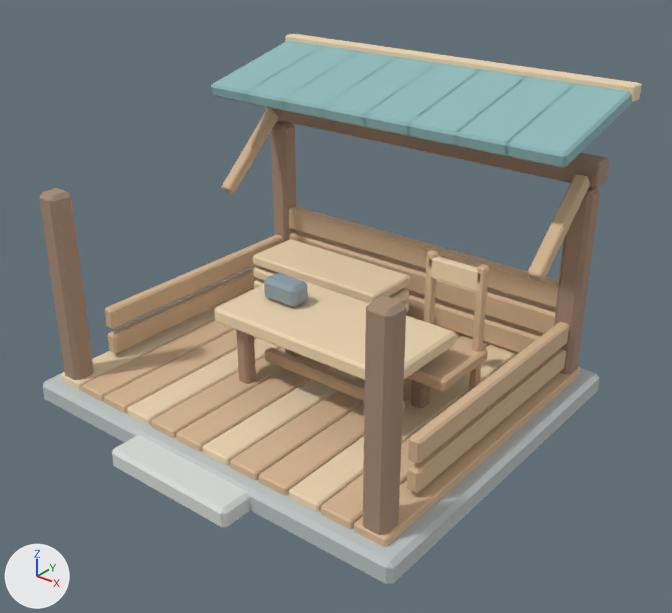
The FBX model unity/Assets/Resources/ForestArt/woodworking.fbx as it was, and as the next commit left it.
One viewpoint serves both versions: a 50 mm lens placed at (4.0, -4.83, 3.82), pointed at (0.24, -0.13, 0.91). The lights are fixed; the arrows at lower left show +X, +Y and +Z. The first picture is the older version. Where no turn or scale is listed for an object, it has been applied to the vertices.

Names of what the first picture shows: 'woodworking_mesh'.
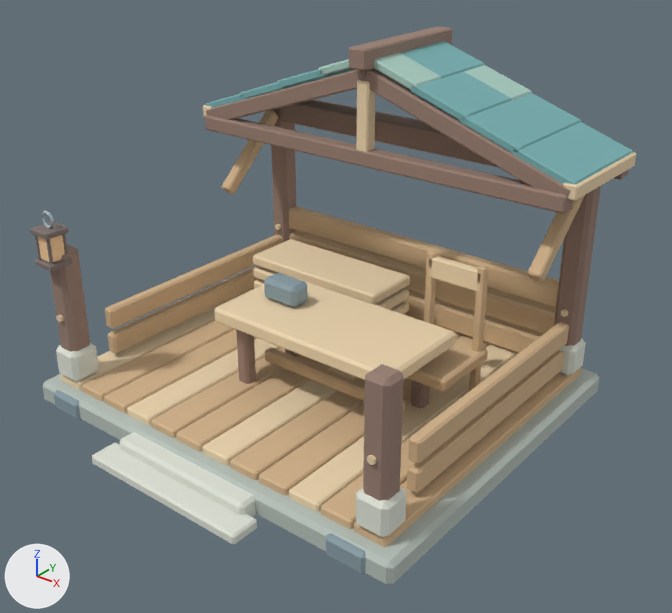
The change in detail:
Material 'Forest_teal_light' (mat_forest_teal_light) is new.
Its base color is (0.396, 0.604, 0.533) (green #a9ccc1).
Its roughness is 0.88.
Material 'Forest_darkwood' (mat_forest_darkwood) is new.
Its base color is (0.216, 0.173, 0.161) (grey #807370).
Its roughness is 0.88.
Material 'Forest_ember' (mat_forest_ember) is new.
Its base color is (0.949, 0.62, 0.345) (beige #f9ce9f).
Its roughness is 0.88.
Material 'Forest_iron' (mat_forest_iron) is new.
Its base color is (0.408, 0.494, 0.537) (light grey #abbbc2).
Its metallic is 0.08.
Its roughness is 0.88.
me_cube_1527 is used by ob_woodworking_mesh; location (0.0, 0.0, 0.0).
me_cube_1527 had 1248 vertices, 2288 faces and spanned x -1.66..1.66, y -1.64..1.56, z 0.0..2.4.
me_cube_1527 now has 2304 vertices, 4224 faces and spans x -1.68..1.68, y -1.7..1.52, z 0.0..2.62.
me_cube_1527 part 1: the loose piece of 24 vertices spanning x -1.52..-1.34, y -1.29..-1.11, z 0.2..1.7 is scaled about its middle by (1, 1, 0.691), then moved by (0.0, 0.0, -0.2).
me_cube_1527 part 2: the loose piece of 24 vertices spanning x -1.52..-1.34, y 1.11..1.29, z 0.2..1.7 is scaled about the mesh origin by (1, 1, 1.14).
me_cube_1527 part 3: the loose piece of 24 vertices spanning x 1.34..1.52, y -1.29..-1.11, z 0.2..1.7 is scaled about its middle by (1, 1, 0.691), then moved by (0.0, 0.0, -0.2).
me_cube_1527 part 4: a new loose piece, a 6-sided cylinder along y spanning x 1.405..1.455, y -1.312..-1.288, z 0.721..0.779, in mat_forest_endgrain (beige #edd5af).
me_cube_1527 part 5: the loose piece of 24 vertices spanning x 1.34..1.52, y 1.11..1.29, z 0.2..1.7 is scaled about the mesh origin by (1, 1, 1.14).
me_cube_1527 part 6: a new loose piece, a 6-sided cylinder along y spanning x 1.405..1.455, y 1.088..1.112, z 0.721..0.779, in mat_forest_endgrain (beige #edd5af).
me_cube_1527 part 7: the loose piece of 24 vertices spanning x -1.6..1.6, y 1.44..1.56, z 2.28..2.4 is scaled about its middle by (1.02, 1, 1), then moved by (0.0, -0.99, -0.52), in mat_forest_bark (brown #997f72).
me_cube_1527 part 8: the loose piece of 24 vertices spanning x -0.55..0.55, y -1.64..-1.28, z 0.0..0.16 is scaled about its middle by (1.1, 0.582, 1.03), then moved by (0.0, 0.04, 0.0).
me_cube_1527 part 9: 192 vertices removed from x -1.58..1.58, y 0.49..1.51, z 2.03..2.37; 816 vertices added at x -1.68..1.68, y 0.39..1.52, z 1.76..2.62.
me_cube_1527 part 10: 336 vertices added at x -1.55..1.55, y -1.7..-1.08, z 0.0..1.59.
me_cube_1527 part 11: 24 vertices added at x 1.31..1.55, y 1.08..1.32, z 0.23..0.49.
Other edits to the shape of me_cube_1527 do not show in these pictures.
me_cube_1527 gains material mat_forest_teal_light (green #a9ccc1).
me_cube_1527 gains material mat_forest_ember (beige #f9ce9f).
me_cube_1527 gains material mat_forest_darkwood (grey #807370).
me_cube_1527 gains material mat_forest_iron (light grey #abbbc2).

What differs and where, as boxes [x1, y1, x2, y2] in the pictures (672 x 613 px; the box of a moved part takes in the faces that stretch with it):
'woodworking_mesh', reshaped: before [39, 34, 642, 585]; after [30, 26, 636, 585]
part 1 of me_cube_1527, moved or reshaped: before [39, 188, 94, 380]; after [50, 245, 90, 352]
part 2 of me_cube_1527, moved or reshaped: before [271, 121, 296, 242]; after [271, 108, 296, 242]
part 3 of me_cube_1527, moved or reshaped: before [363, 296, 406, 535]; after [363, 364, 404, 501]
part 4 of me_cube_1527, added: after [367, 455, 377, 465]
part 5 of me_cube_1527, moved or reshaped: before [554, 187, 600, 374]; after [554, 186, 601, 346]
part 6 of me_cube_1527, added: after [561, 309, 568, 317]
part 7 of me_cube_1527, moved or reshaped: before [285, 34, 642, 103]; after [205, 115, 573, 213]
part 8 of me_cube_1527, moved or reshaped: before [112, 435, 250, 528]; after [120, 432, 256, 517]
part 9 of me_cube_1527, reshaped: before [211, 41, 632, 168]; after [203, 26, 636, 201]
part 10 of me_cube_1527, added: after [30, 211, 406, 574]
part 11 of me_cube_1527, added: after [559, 338, 586, 376]
